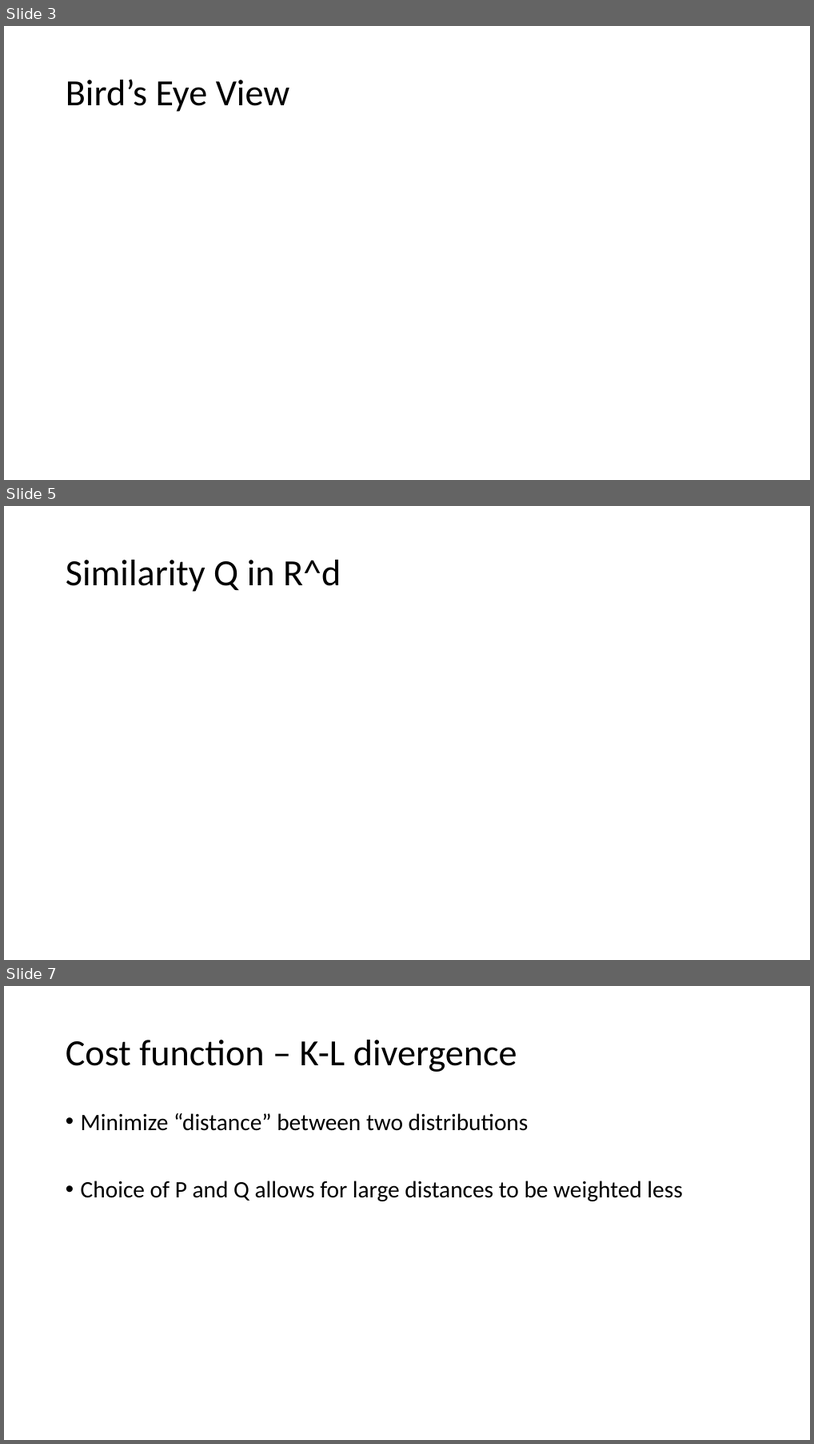
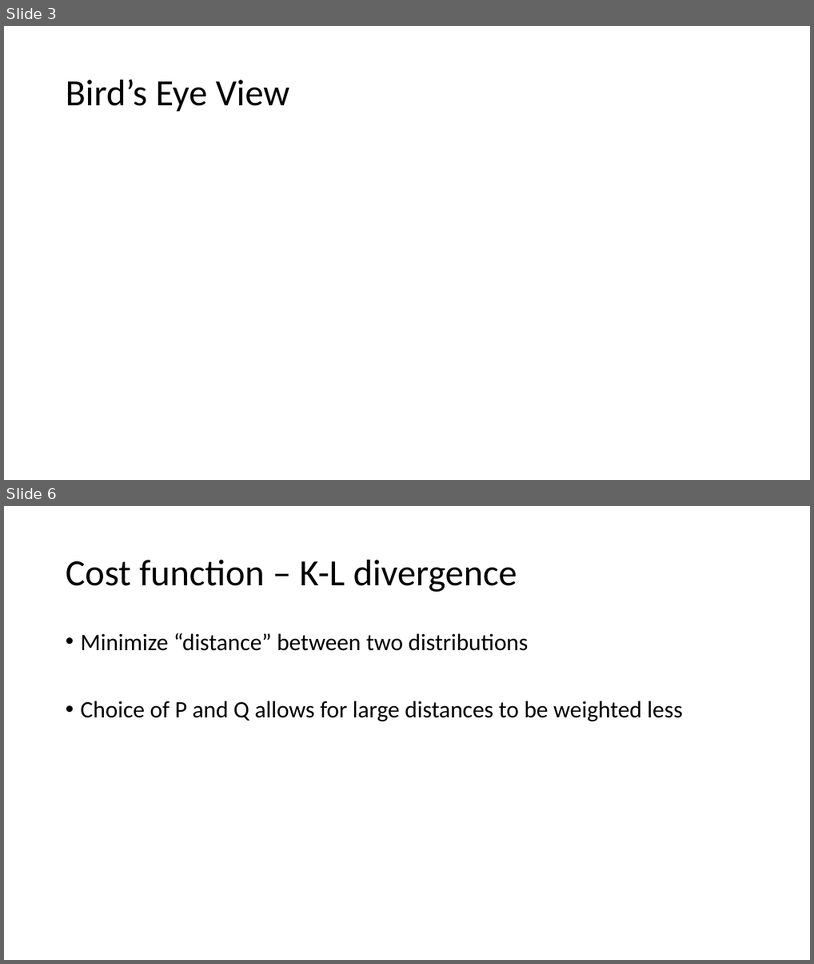
Before and after one commit to nbv3/math465_tsne, a slide deck: math465_tsne.pptx. Shown one above the other, each under a label of ours: slides 3, 5 and 7 before the commit, slides 3 and 6 after it; the slides between them are not shown. The pictures are 814x1444 and 814x964 pixels, drawn with LibreOffice and Linux fonts; fonts in the diff are those of the drawing; grey boxes stand for pictures. Boxes give left, top, right and bottom in pixels: in the first picture for what was removed or moved away, otherwise in the second. Text is boxed around its words. In the diff, an @@ line names an element or a change of style, - is before the commit and + after.

```diff
--- a/math465_tsne.pptx
+++ b/math465_tsne.pptx
@@ slide 5 removed at (4, 506, 810, 960), background #FFFFFF @@
@@ title removed at (66, 560, 341, 592) @@
-Similarity Q in R^d
@@ what was slide 7 is now slide 6 @@
```
Also in this commit, not shown: 1 slide changed, 2 slides added, 1 other slide removed, 1 other file.
